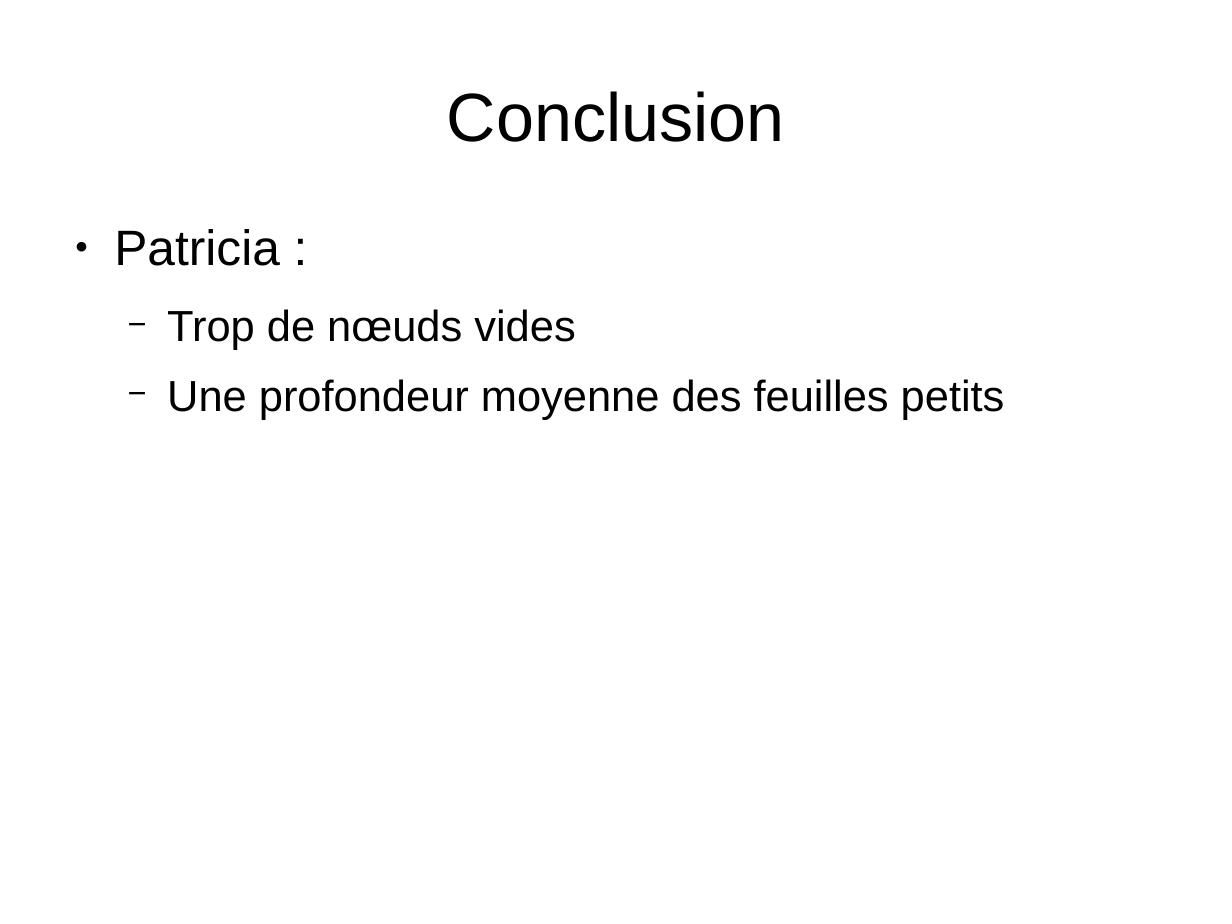
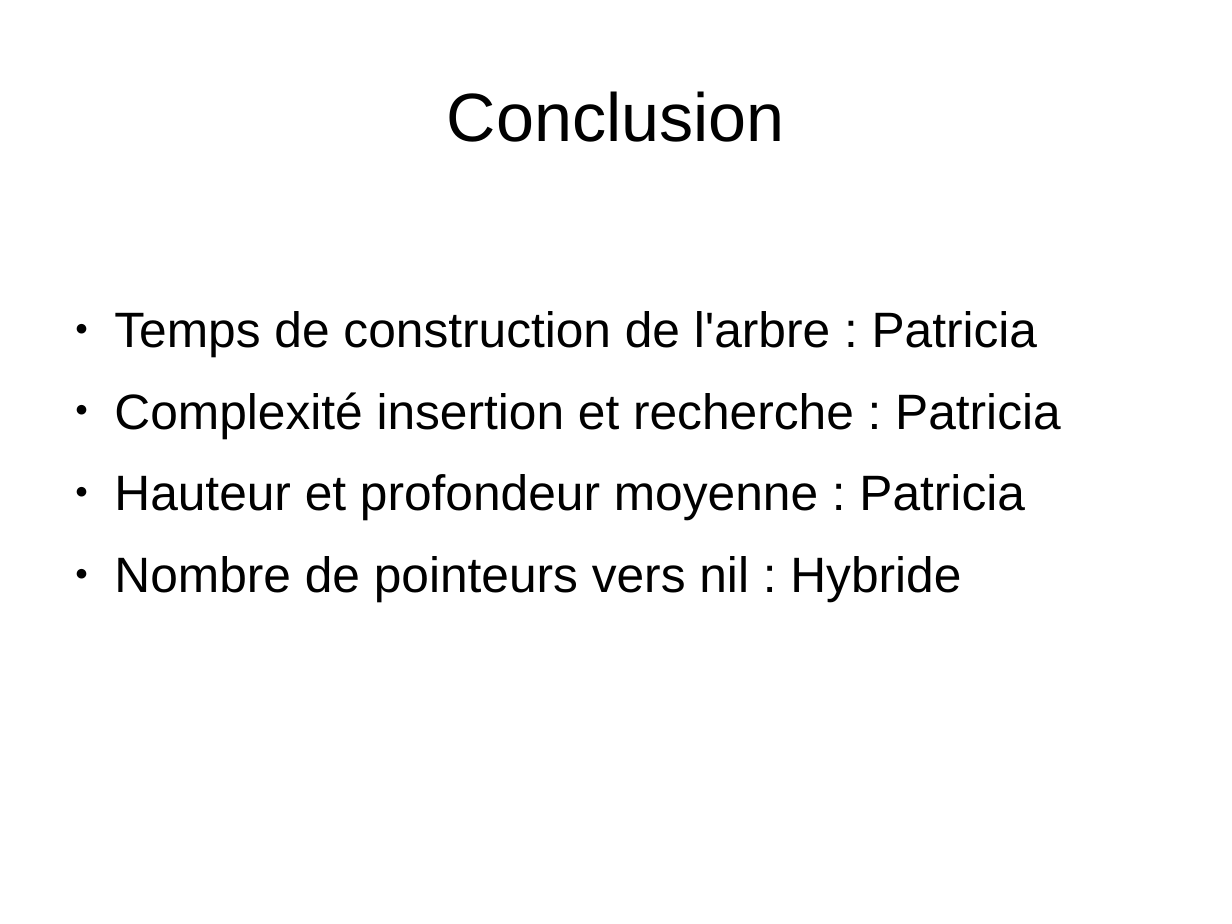
Before and after one commit to chao450/ProjetALGAV, a slide deck: slide 13 of DiapoProjet.odp (slide 10 before the commit). Drawn at 1232x924 pixels with LibreOffice and Linux fonts; fonts in the diff are those of the drawing. Boxes give left, top, right and bottom in pixels: in the first picture for what was removed or moved away, otherwise in the second. Text is boxed around its words. In the diff, an @@ line names an element or a change of style, - is before the commit and + after.

```diff
--- a/DiapoProjet.odp
+++ b/DiapoProjet.odp
@@ text at (114,311,1061,601): text changed; size 28 to 32 pt @@
-● Patricia :
-  − Trop de nœuds vides
-  − Une profondeur moyenne des feuilles petits
+● Temps de construction de l'arbre : Patricia
+● Complexité insertion et recherche : Patricia
+● Hauteur et profondeur moyenne : Patricia
+● Nombre de pointeurs vers nil : Hybride
```
Also in this commit, not shown: 2 other slides changed, 4 slides added, 1 slide removed, 2 other files.
